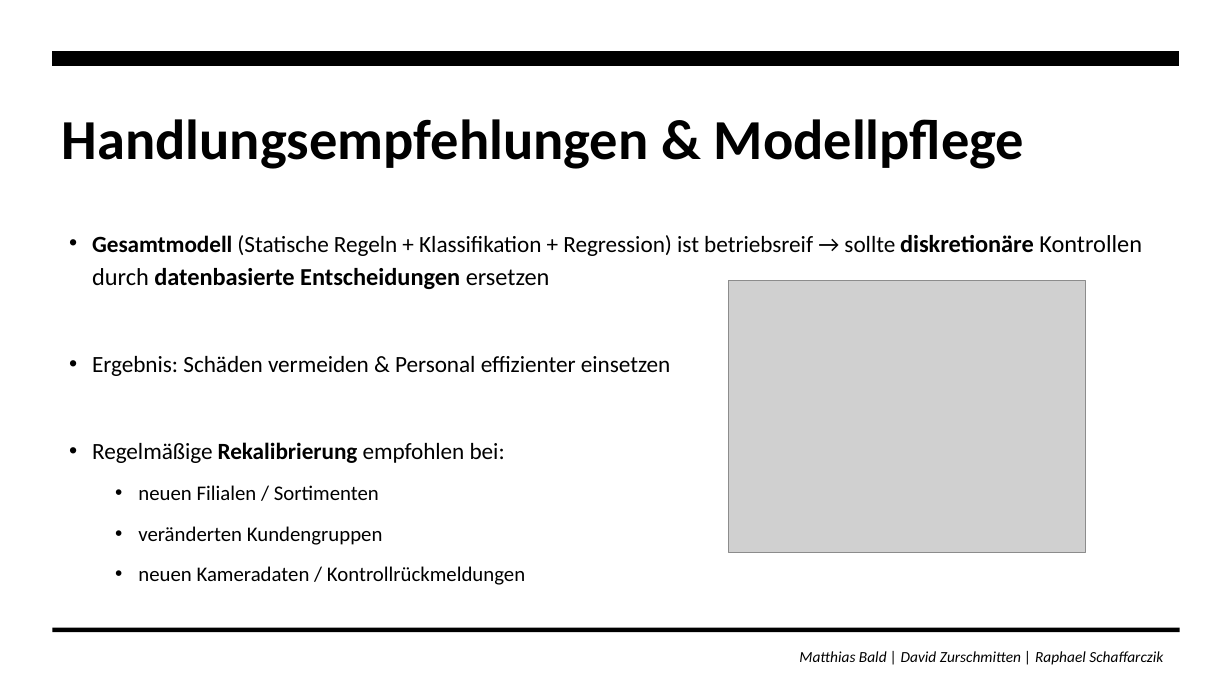
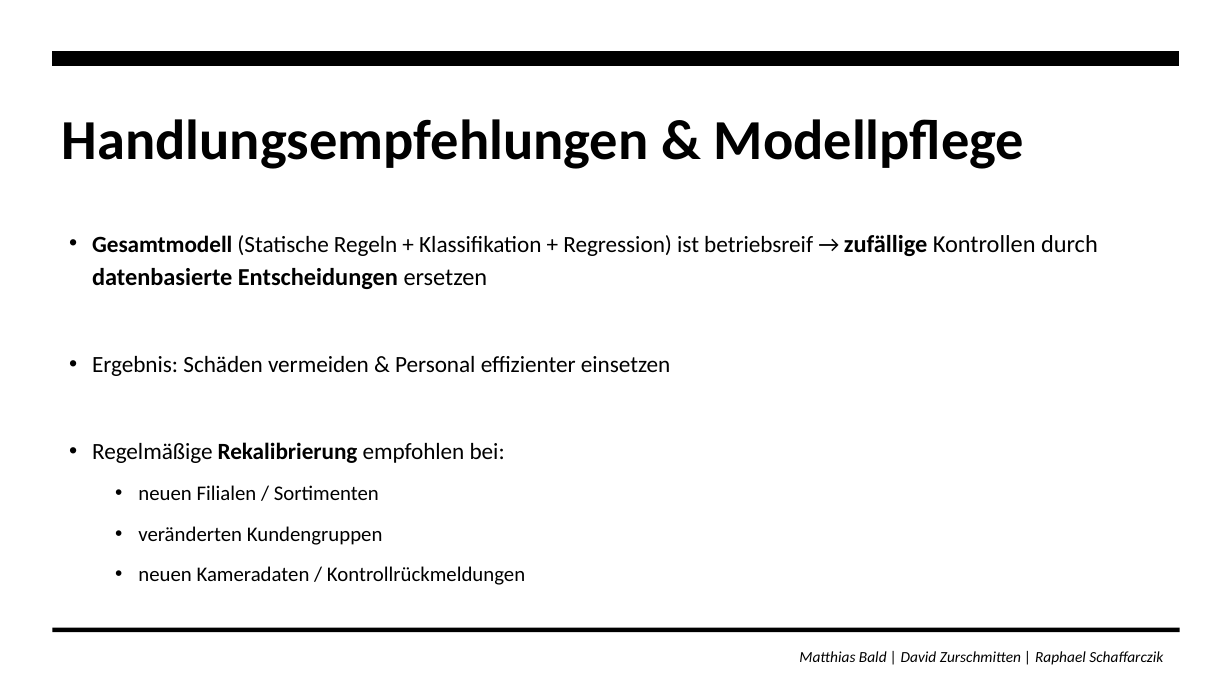
Before and after one commit to zurdavid/projektpraktikum-datascience, a slide deck: slide 72 of präsentationen/Abschlusspräsentation_Entwurf.pptx (slide 74 before the commit). Drawn at 1232x693 pixels with LibreOffice and Linux fonts; fonts in the diff are those of the drawing; grey boxes stand for pictures. Boxes give left, top, right and bottom in pixels: in the first picture for what was removed or moved away, otherwise in the second. Text is boxed around its words. In the diff, an @@ line names an element or a change of style, - is before the commit and + after.

```diff
--- a/präsentationen/Abschlusspräsentation_Entwurf.pptx
+++ b/präsentationen/Abschlusspräsentation_Entwurf.pptx
@@ text at [92,235,1098,289]: text changed @@
-• Gesamtmodell (Statische Regeln + Klassifikation + Regression) ist betriebsreif → sollte diskretionäre Kontrollen durch datenbasierte Entscheidungen ersetzen
+• Gesamtmodell (Statische Regeln + Klassifikation + Regression) ist betriebsreif → zufällige Kontrollen durch datenbasierte Entscheidungen ersetzen
@@ picture removed at [728,280,1085,552] @@
```
Also in this commit, not shown: 9 other slides changed, 1 slide added, 3 slides removed.
